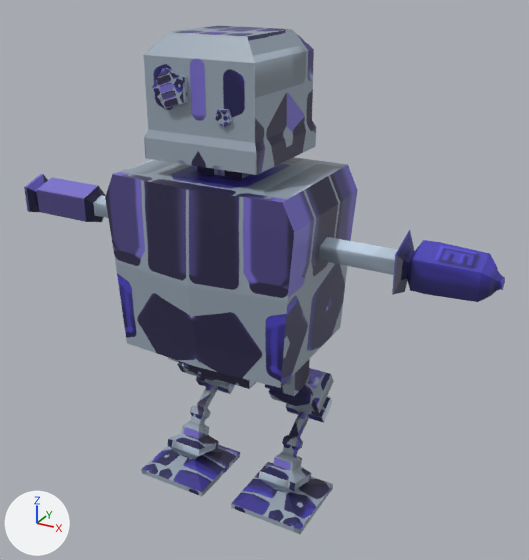
The FBX model Assets/Models/Player/ReRoboHook.fbx: old version first, new version second.
Rendered twice from a 50 mm camera at (3.99, -6.56, 6.09) aimed at (0.3, 0.14, 2.74). Arrows for +X, +Y and +Z are at lower left; the lights stay in place. The older version comes first. Where no turn or scale is listed for an object, it has been applied to the vertices.

Names of what the first picture shows: 'arms.001', 'body.001', 'eyeBeeg.001', 'lowerLegs.001', 'upperLegs.001' and 1 more.
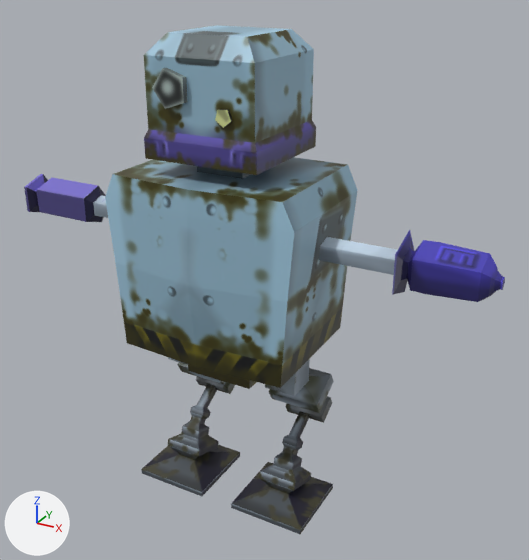
Pixel boxes [x1, y1, x2, y2] of what changed, in the pictures (529 x 560 px):
'body.001', surface changed: [105, 26, 358, 389] in both
'lowerLegs.001', surface changed (blue to grey): [141, 384, 333, 534] in both
'upperLegs.001', surface changed: [168, 357, 334, 423] in both
'eyeBeeg.001', surface changed: [152, 68, 188, 109] in both

The edits, one by one:
Picture 'bigeye.opfer.hookDiffuse.png' (img_bigeye_opfer_hookdiffuse_png) is new.
Picture 'feet.opfer.hookDiffuse.png' (img_feet_opfer_hookdiffuse_png) is new.
Picture 'body.opfer.hookDiffuse.png' (img_body_opfer_hookdiffuse_png) is new.
Picture 'legs.opfer.hookDiffuse.png' (img_legs_opfer_hookdiffuse_png) is new.
Material 'Material.004' (mat_material_004) changes its picture from img_rerobohook_fbm to img_legs_opfer_hookdiffuse_png.
Material 'Material.001' (mat_material_001) changes its picture from img_rerobohook_fbm to img_bigeye_opfer_hookdiffuse_png.
Material 'Material.003' (mat_material_003) changes its picture from img_rerobohook_fbm to img_body_opfer_hookdiffuse_png.
Material 'Material.007' (mat_material_007) changes its picture from img_rerobohook_fbm to img_feet_opfer_hookdiffuse_png.
